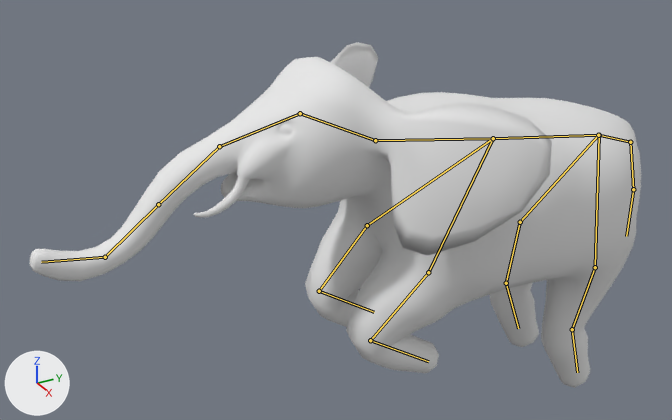
One commit to the Blender file bin/data/stomp-baked.blend: the scene before it, then after it.
The view is the same before and after, from a camera (50 mm lens) standing at (11.24, -9.53, 8.43) and looking at (-0.79, -2.88, 1.81). The lights are fixed; the arrows at lower left show +X, +Y and +Z. Both versions are drawn at frame 27 of the action 'Action'; the numbers are the values there. The bones that bend it are drawn over the model as lines.
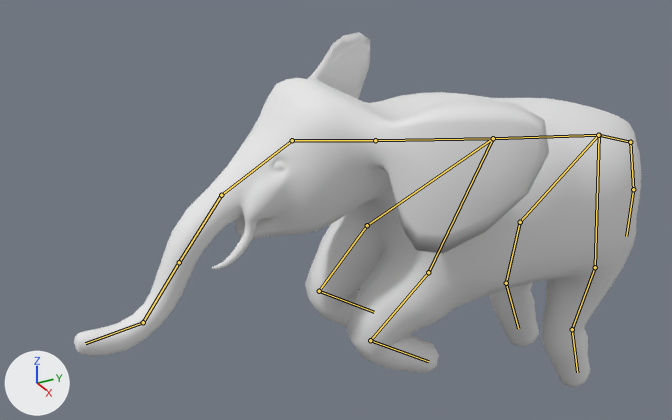
Location of each change, (x1, y1, x2, y2) in pixels of the pictures (672 x 420 px):
'Cube', posed (7% narrower): before (29, 42, 641, 388); after (74, 32, 641, 388)
bone 'Bone.002', root to tip: before (375, 140) to (300, 113); after (375, 140) to (292, 140)

What changed in the scene script:
```text
Change bone_bone_002:
    where bone_bone_002 = bpy.data.objects['Armature'].pose.bones['Bone.002']  # child of 'Bone.001'
    bone_bone_002.rotation_quaternion: (0.998, -0.06, 0.0, 0.0) -> (0.997, 0.084, 0.0, 0.0)  # degrees (-7, 0, 0) -> degrees (10, 0, 0)
```
